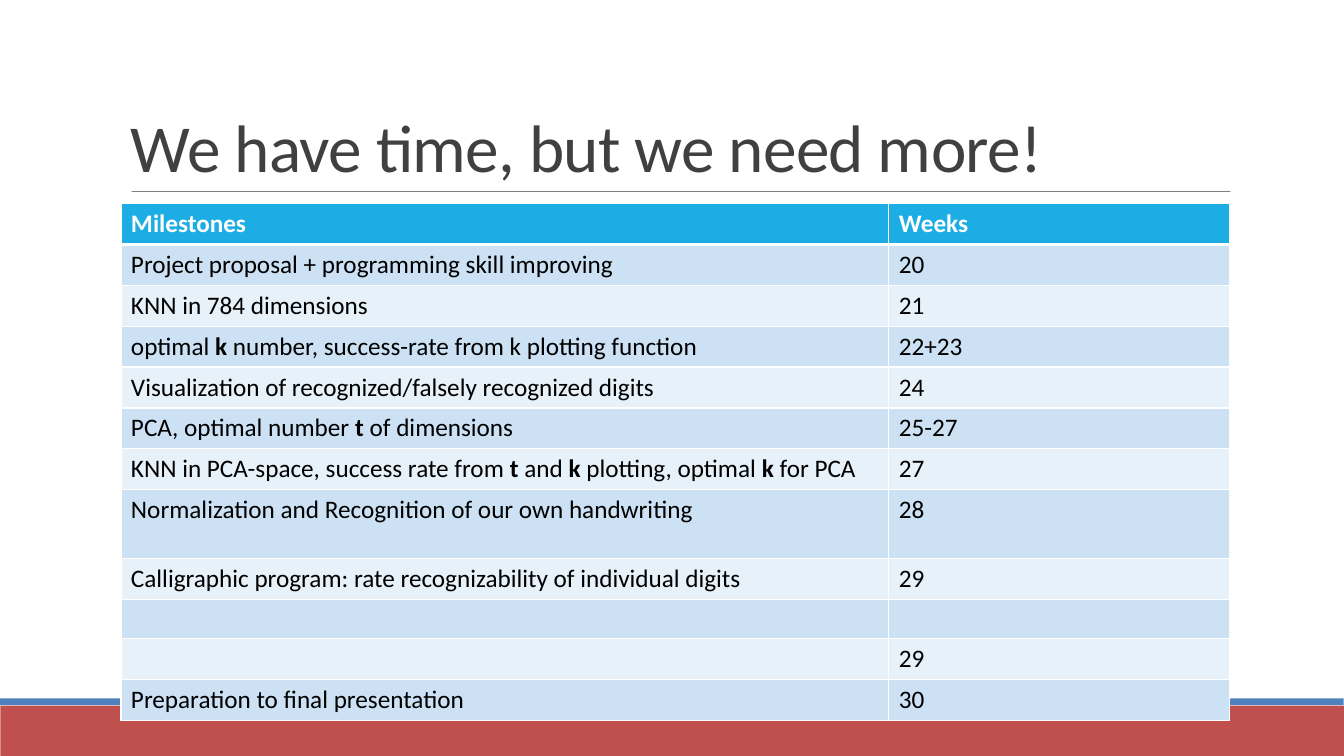
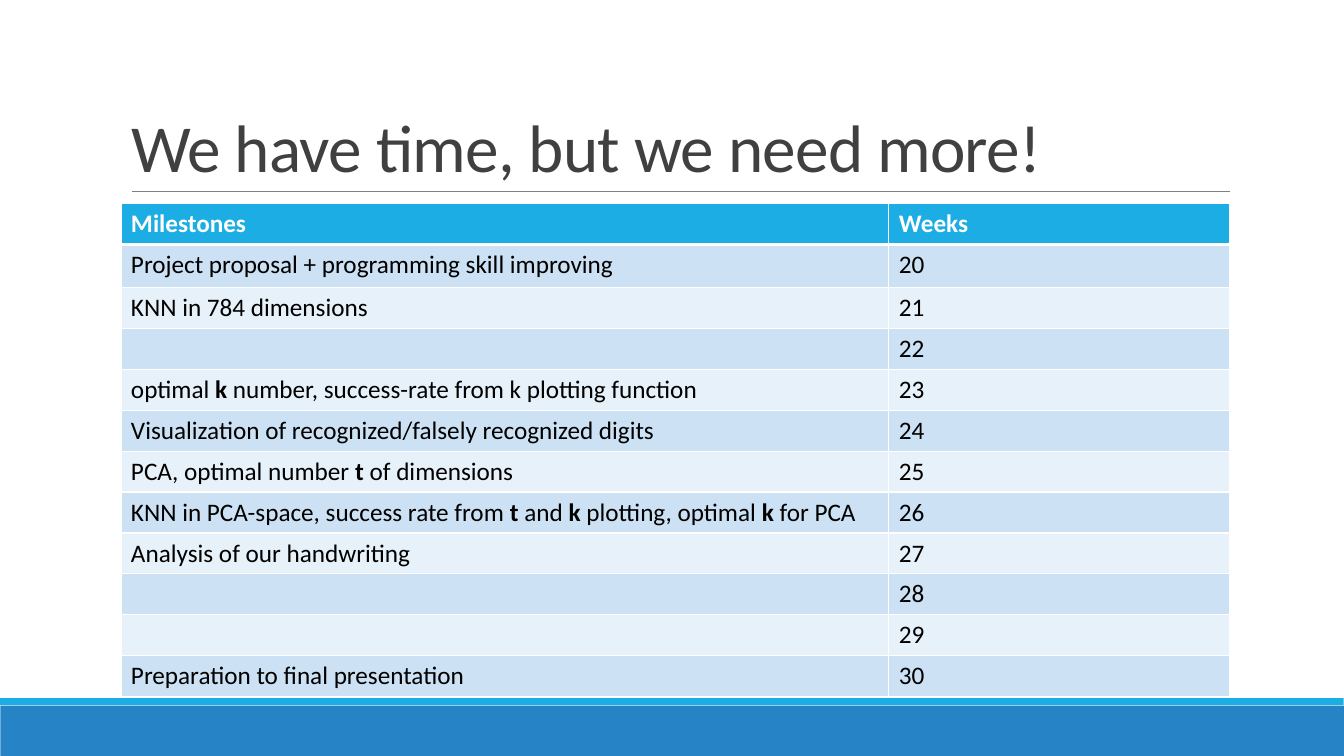
Before and after one commit to datascience-mobi/project-03-group-01, a slide deck: slide 9 of Vortrag1.pptx. Drawn at 1344x756 pixels with LibreOffice and Linux fonts; fonts in the diff are those of the drawing. Boxes give left, top, right and bottom in pixels: in the first picture for what was removed or moved away, otherwise in the second. Text is boxed around its words. In the diff, an @@ line names an element or a change of style, - is before the commit and + after.

```diff
--- a/Vortrag1.pptx
+++ b/Vortrag1.pptx
@@ table at <box>121,204,1230,697</box> @@
-row 4: optimal k number, success-rate from k plotting function | 22+23
+row 4:  | 22
+row 5: optimal k number, success-rate from k plotting function | 23
-row 6: PCA, optimal number t of dimensions | 25-27
-row 7: KNN in PCA-space, success rate from t and k plotting, optimal k for PCA | 27
-row 8: Normalization and Recognition of our own handwriting | 28
-row 9: Calligraphic program: rate recognizability of individual digits | 29
-row 10:  | 
+row 7: PCA, optimal number t of dimensions | 25
+row 8: KNN in PCA-space, success rate from t and k plotting, optimal k for PCA | 26
+row 9: Analysis of our handwriting | 27
+row 10:  | 28
@@ fill #CCE2F4 to #CDE3F5 in 12 cells @@
@@ fill #E7F1F9 to #E8F1FA in 10 cells @@
@@ borders changed @@
@@ rectangle at <box>0,706,1344,756</box>: fill #C0504D to #2683C6 @@
@@ rectangle at <box>0,699,1344,706</box>: fill #4F81BD to #1CADE4 @@
```
Also in this commit, not shown: 8 other slides changed.
